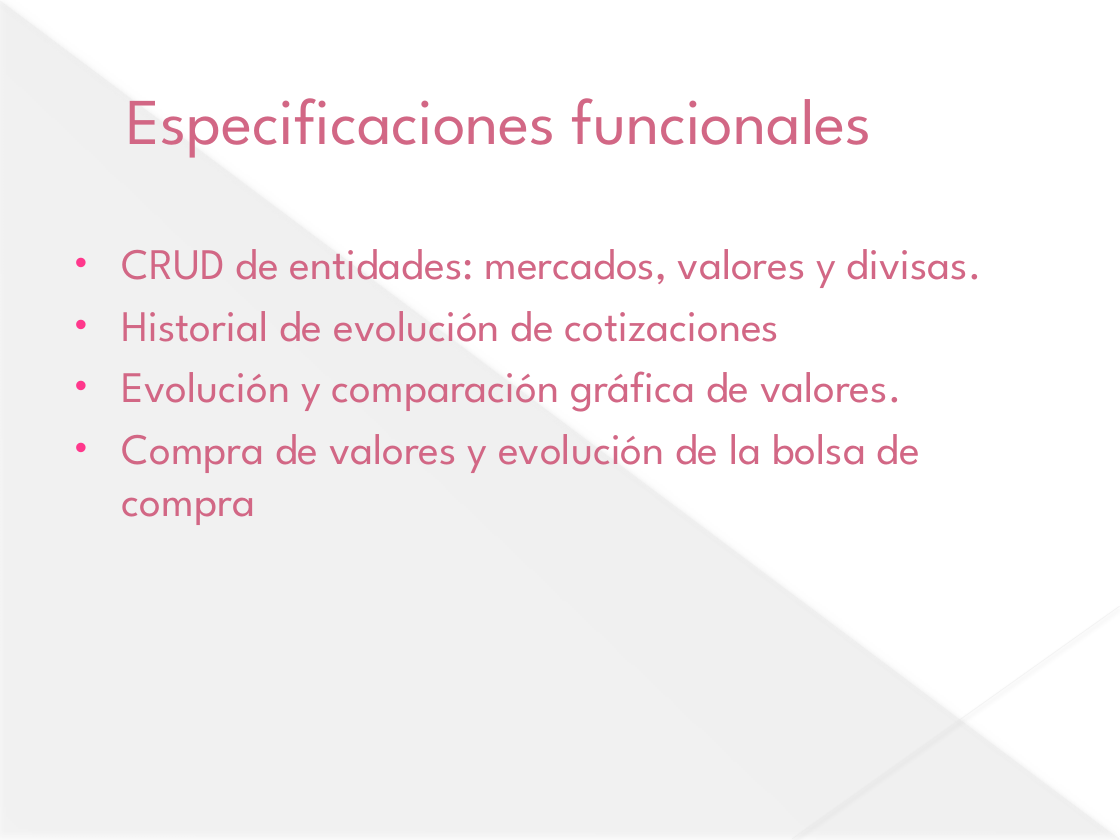
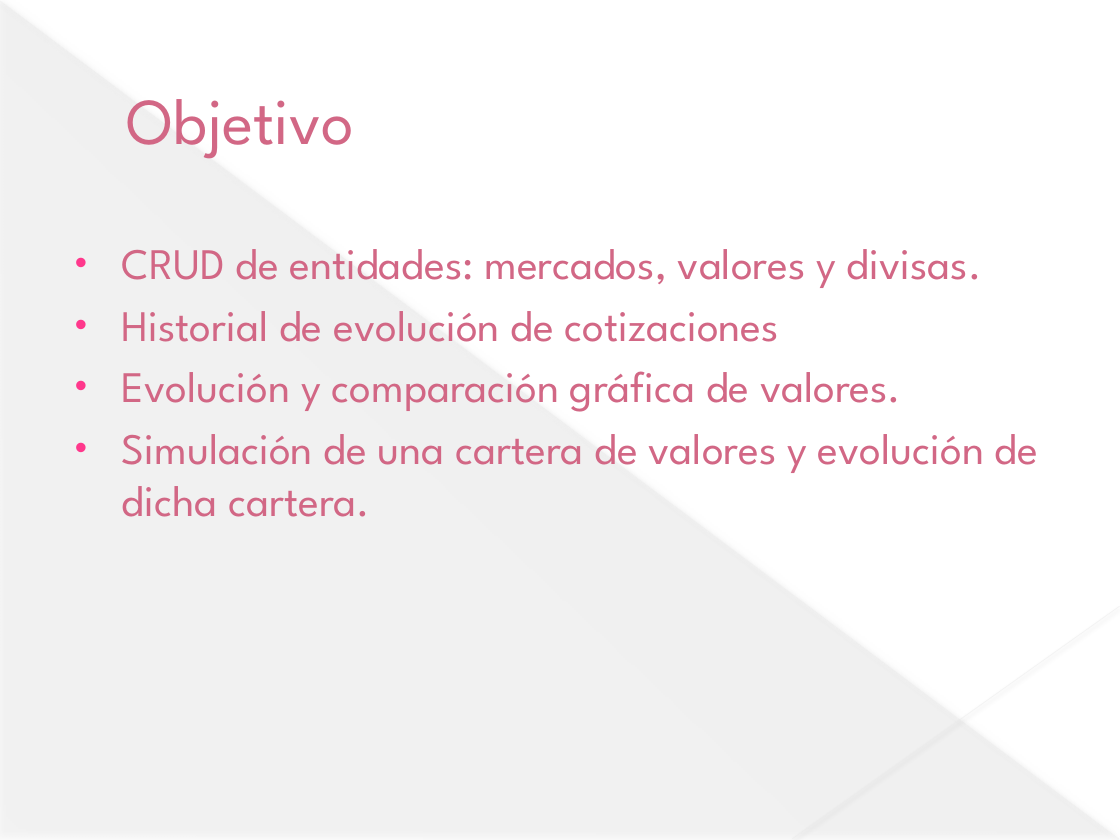
Before and after one commit to jesusdavidguti/ProyectoFinDeCurso, a slide deck: slide 2 of Presentación/Proyecto fin de curso.pptx. Drawn at 1120x840 pixels with LibreOffice and Linux fonts; fonts in the diff are those of the drawing. Boxes give left, top, right and bottom in pixels: in the first picture for what was removed or moved away, otherwise in the second. Text is boxed around its words. In the diff, an @@ line names an element or a change of style, - is before the commit and + after.

```diff
--- a/Presentación/Proyecto fin de curso.pptx
+++ b/Presentación/Proyecto fin de curso.pptx
@@ text at (x1=126, y1=99, x2=354, y2=159): text changed @@
-Especificaciones funcionales
+Objetivo
@@ text at (x1=122, y1=434, x2=1038, y2=517): text changed @@
-• Compra de valores y evolución de la bolsa de compra
+• Simulación de una cartera de valores y evolución de dicha cartera.
```
Also in this commit, not shown: 2 other slides changed.
